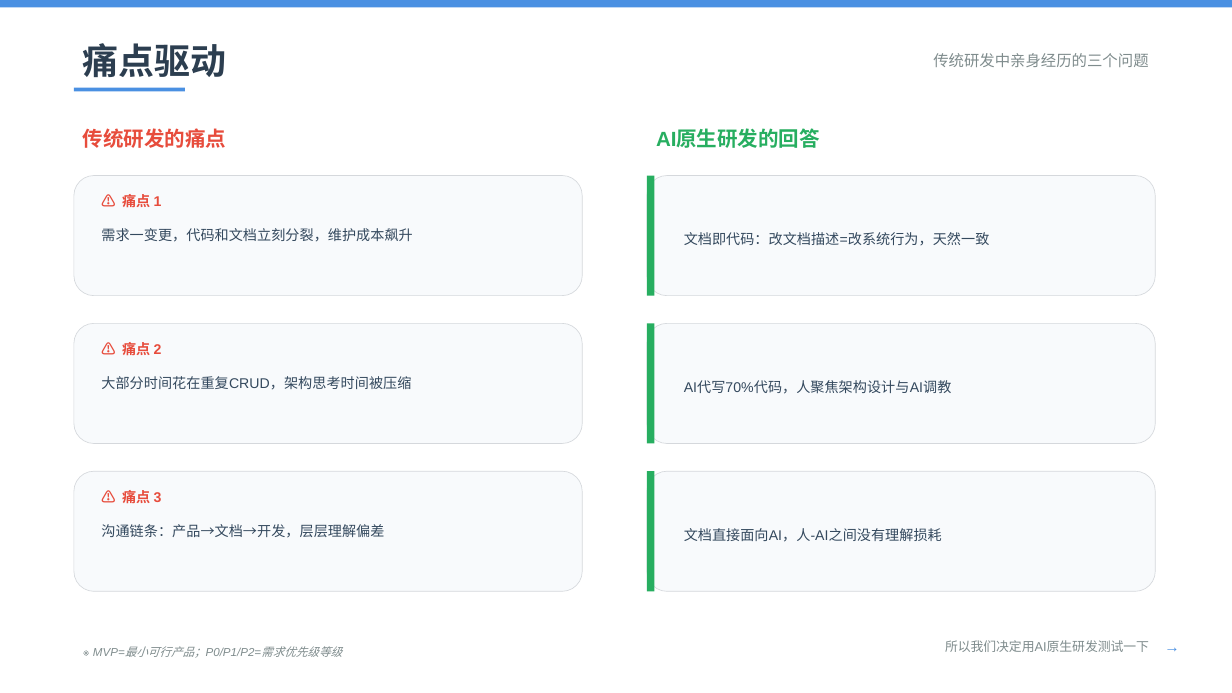
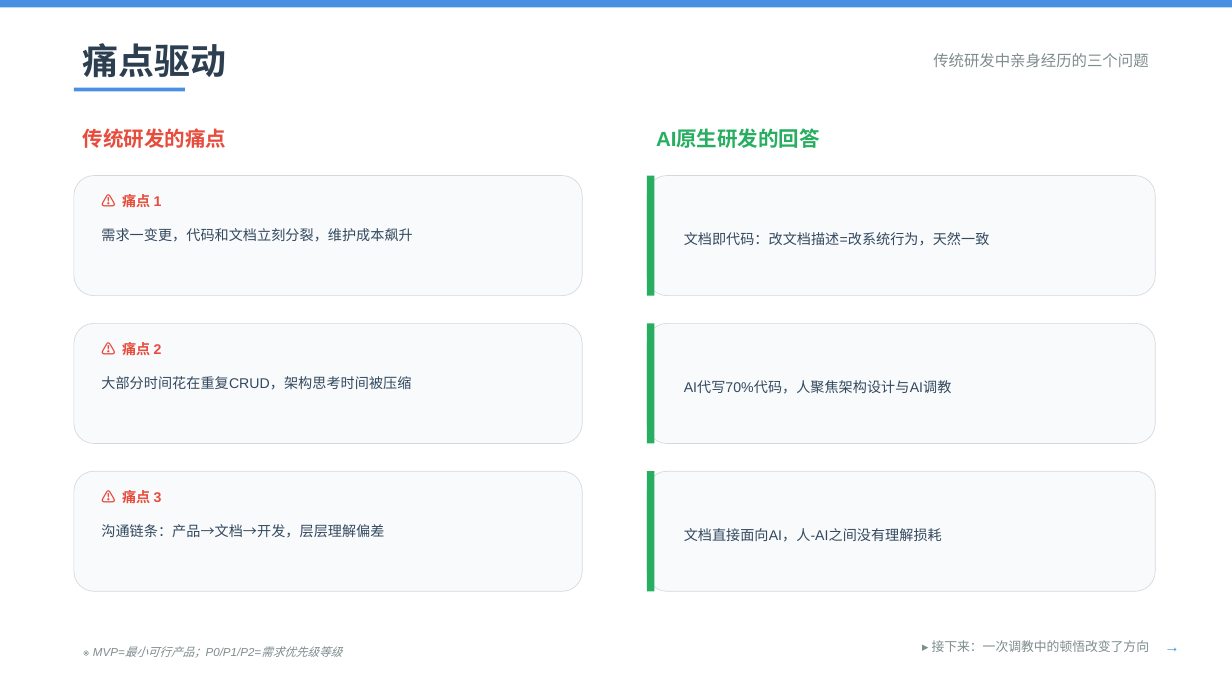
Before and after one commit to PorcupineBoy/bank, a slide deck: slide 5 of AI竞赛讲解_手机银行核心业务_优化版_v5.pptx. Drawn at 1232x693 pixels with LibreOffice and Linux fonts; fonts in the diff are those of the drawing. Boxes give left, top, right and bottom in pixels: in the first picture for what was removed or moved away, otherwise in the second. Text is boxed around its words. In the diff, an @@ line names an element or a change of style, - is before the commit and + after.

```diff
--- a/AI竞赛讲解_手机银行核心业务_优化版_v5.pptx
+++ b/AI竞赛讲解_手机银行核心业务_优化版_v5.pptx
@@ text at (x1=932, y1=640, x2=1150, y2=652): text changed @@
-所以我们决定用AI原生研发测试一下
+▸ 接下来：一次调教中的顿悟改变了方向
```
Also in this commit, not shown: 10 other slides changed, 5 other files.
